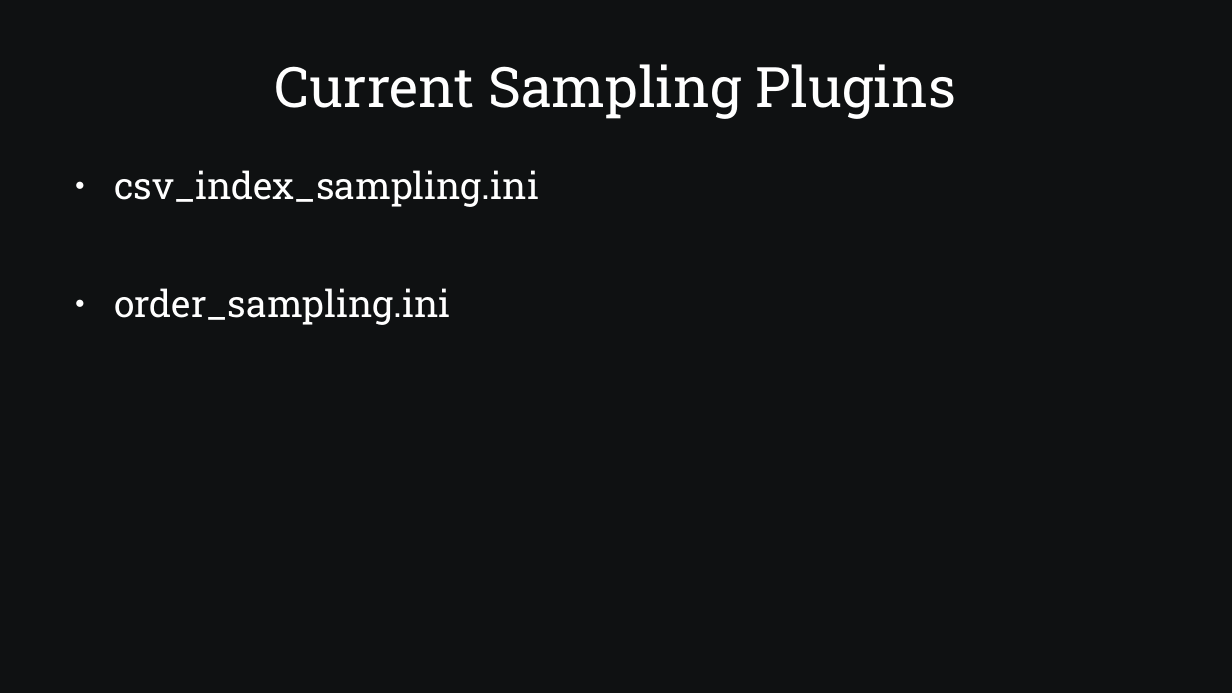
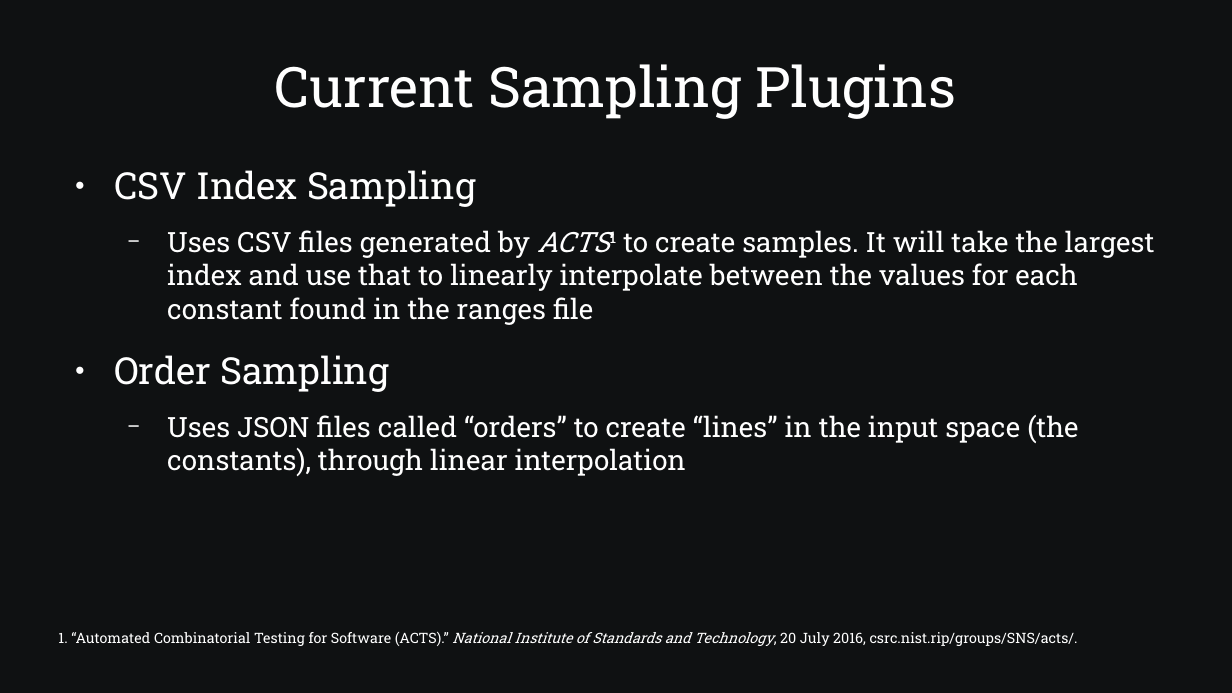
Before and after one commit to SamAllen06/lake_temp_work, a slide deck: slide 23 of documentation/for_collaborators/TestingSoftwareOverview.odp. Drawn at 1232x693 pixels with LibreOffice and Linux fonts; fonts in the diff are those of the drawing. Boxes give left, top, right and bottom in pixels: in the first picture for what was removed or moved away, otherwise in the second. Text is boxed around its words. In the diff, an @@ line names an element or a change of style, - is before the commit and + after.

Commit message:
Add descriptions to sampling and analysis plugin slides

```diff
--- a/documentation/for_collaborators/TestingSoftwareOverview.odp
+++ b/documentation/for_collaborators/TestingSoftwareOverview.odp
@@ text at (x1=114, y1=170, x2=1155, y2=476): text changed; size 24 to 18 pt @@
-● csv_index_sampling.ini
-● order_sampling.ini
+● CSV Index Sampling
+  − Uses CSV files generated by ACTS1 to create samples. It will take the largest index and use that to linearly interpolate between the values for each constant found in the ranges file
+● Order Sampling
+  − Uses JSON files called “orders” to create “lines” in the input space (the constants), through linear interpolation
@@ text added at (x1=58, y1=632, x2=1078, y2=646), 9.2 pt, text #FFFFFF @@
+1. “Automated Combinatorial Testing for Software (ACTS).” National Institute of Standards and Technology, 20 July 2016, csrc.nist.rip/groups/SNS/acts/.
```
Also in this commit, not shown: 3 other slides changed, 1 slide added, 4 other files.
